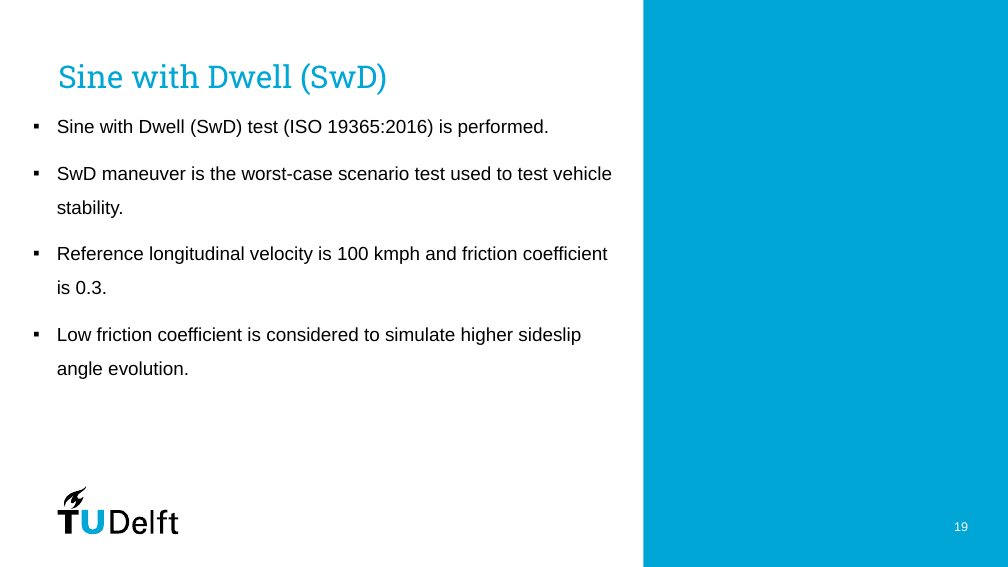
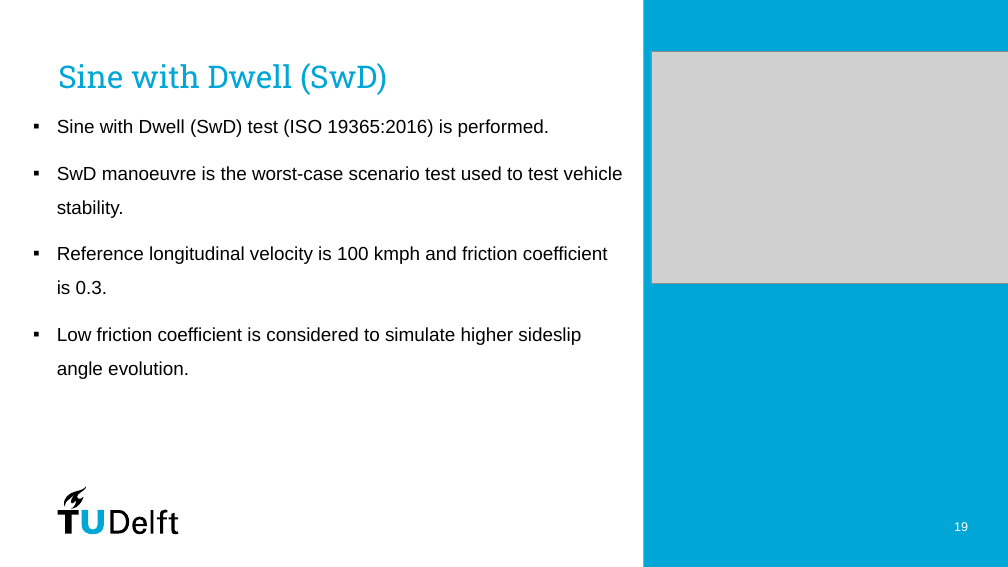
Before and after one commit to PavanPrasad-HG/Vehicle-Dynamics-Control, a slide deck: slide 19 of Group Presentation.pptx. Drawn at 1008x567 pixels with LibreOffice and Linux fonts; fonts in the diff are those of the drawing; grey boxes stand for pictures. Boxes give left, top, right and bottom in pixels: in the first picture for what was removed or moved away, otherwise in the second. Text is boxed around its words. In the diff, an @@ line names an element or a change of style, - is before the commit and + after.

```diff
--- a/Group Presentation.pptx
+++ b/Group Presentation.pptx
@@ picture added at (651,51,1008,284) @@
@@ text at (57,166,623,218): text changed @@
-▪ SwD maneuver is the worst-case scenario test used to test vehicle stability.
+▪ SwD manoeuvre is the worst-case scenario test used to test vehicle stability.
```
Also in this commit, not shown: 3 other slides changed.
